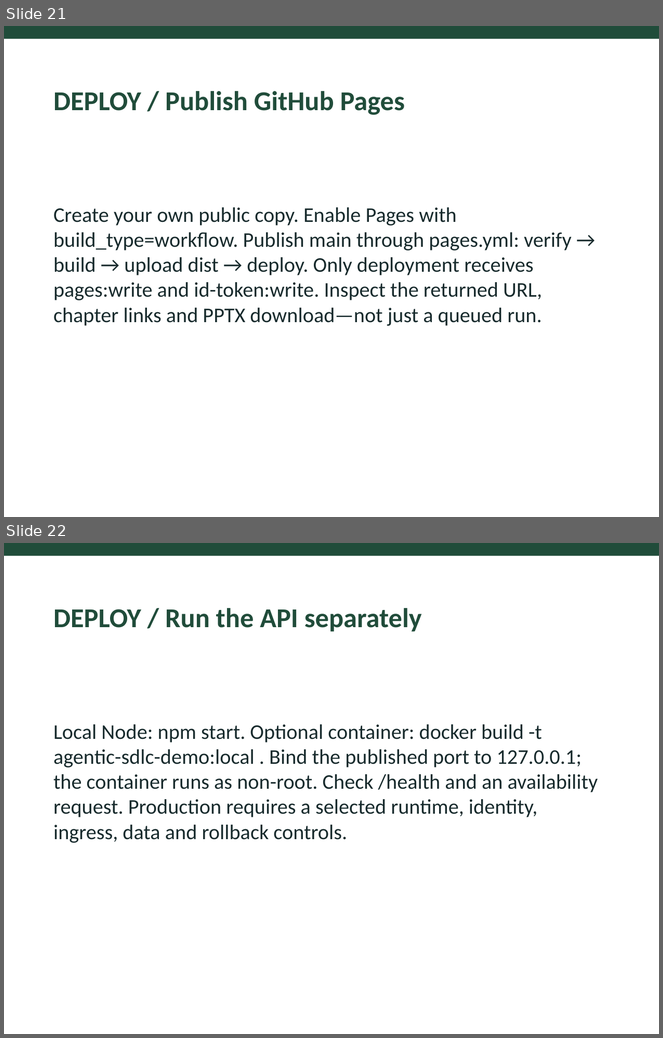
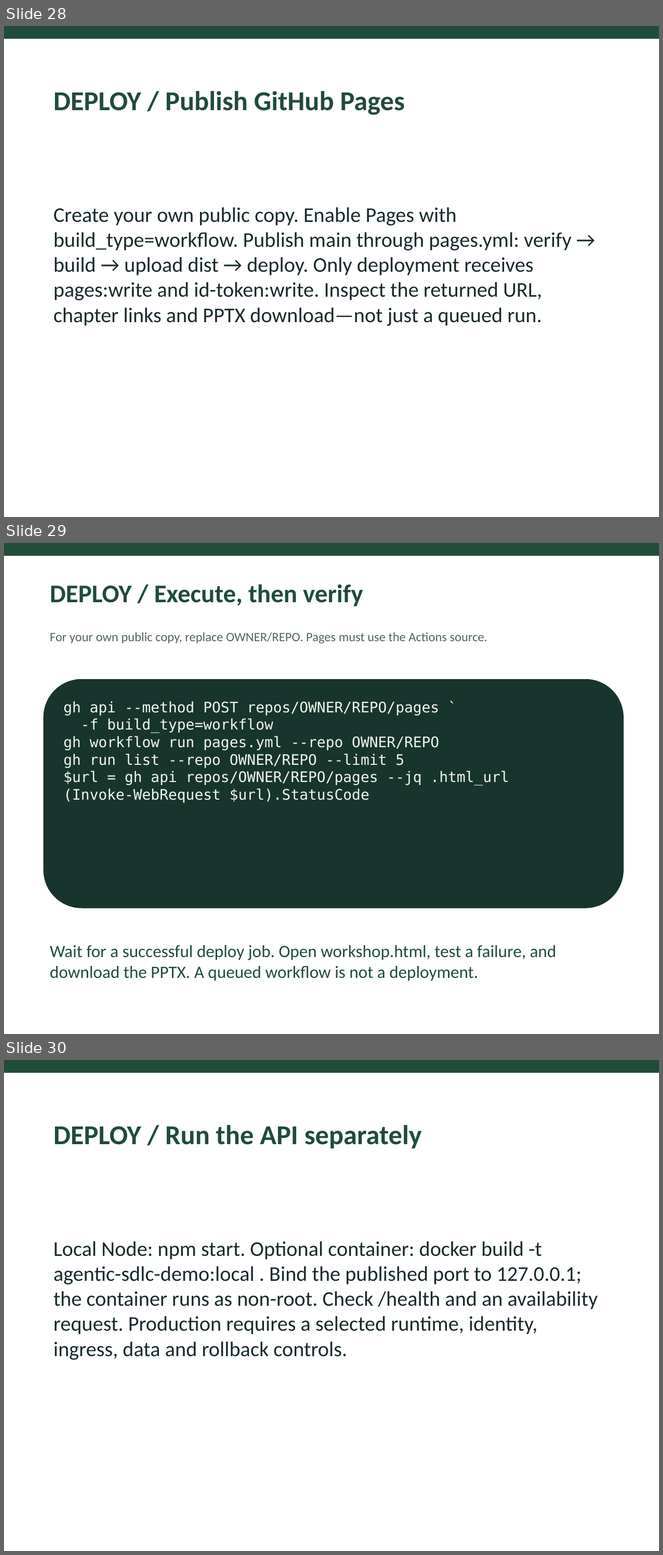
Before and after one commit to ibranibeny/agentic-sdlc-l400, a slide deck: presentations/agentic-sdlc-l400.pptx. Shown one above the other, each under a label of ours: slides 21 and 22 before the commit, slides 28, 29 and 30 after it. The pictures are 663x1038 and 663x1555 pixels, drawn with LibreOffice and Linux fonts; fonts in the diff are those of the drawing. Boxes give left, top, right and bottom in pixels: in the first picture for what was removed or moved away, otherwise in the second. Text is boxed around its words. In the diff, an @@ line names an element or a change of style, - is before the commit and + after.

```diff
--- a/presentations/agentic-sdlc-l400.pptx
+++ b/presentations/agentic-sdlc-l400.pptx
@@ slide 29 added at bbox=[4, 543, 659, 1034], background #FFFFFF @@
@@ rectangle added at bbox=[4, 543, 659, 556], fill #204C3A @@
@@ text added at bbox=[50, 584, 363, 606], 28 pt, text #204C3A, bold @@
+DEPLOY / Execute, then verify
@@ text added at bbox=[50, 632, 488, 643], 14 pt, text #526364 @@
+For your own public copy, replace OWNER/REPO. Pages must use the Actions source.
@@ rounded rectangle added at bbox=[44, 679, 624, 909], fill #18352D @@
@@ text added at bbox=[63, 701, 509, 803], 16 pt, text #F1F5EB @@
+gh api --method POST repos/OWNER/REPO/pages `
+-f build_type=workflow
+gh workflow run pages.yml --repo OWNER/REPO
+gh run list --repo OWNER/REPO --limit 5
+$url = gh api repos/OWNER/REPO/pages --jq .html_url
+(Invoke-WebRequest $url).StatusCode
@@ text added at bbox=[50, 945, 557, 981], 19 pt, text #204C3A @@
+Wait for a successful deploy job. Open workshop.html, test a failure, and download the PPTX. A queued workflow is not a deployment.
@@ what was slide 21 is now slide 28 @@
@@ what was slide 22 is now slide 30 @@
```
Also in this commit, not shown: 7 other slides added, 3 other files.
